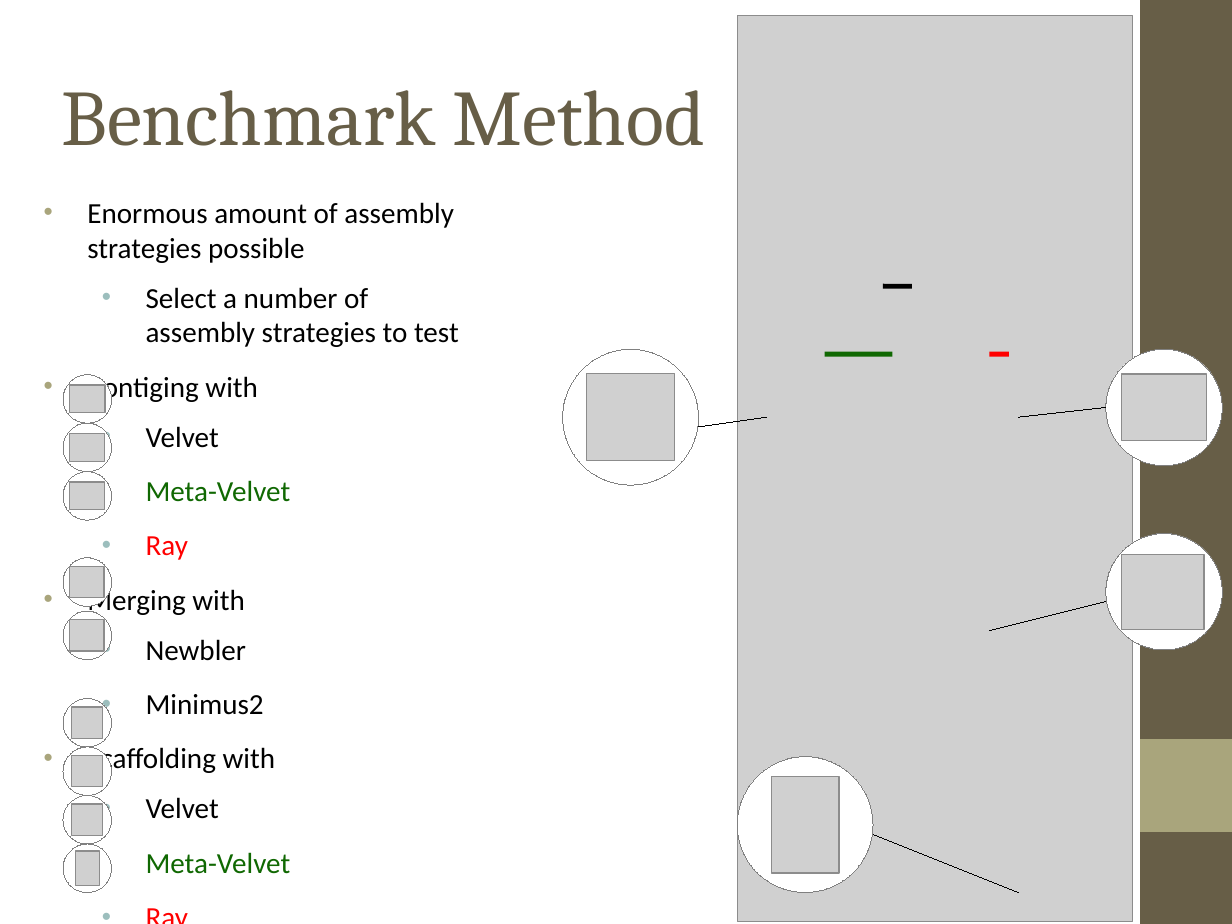
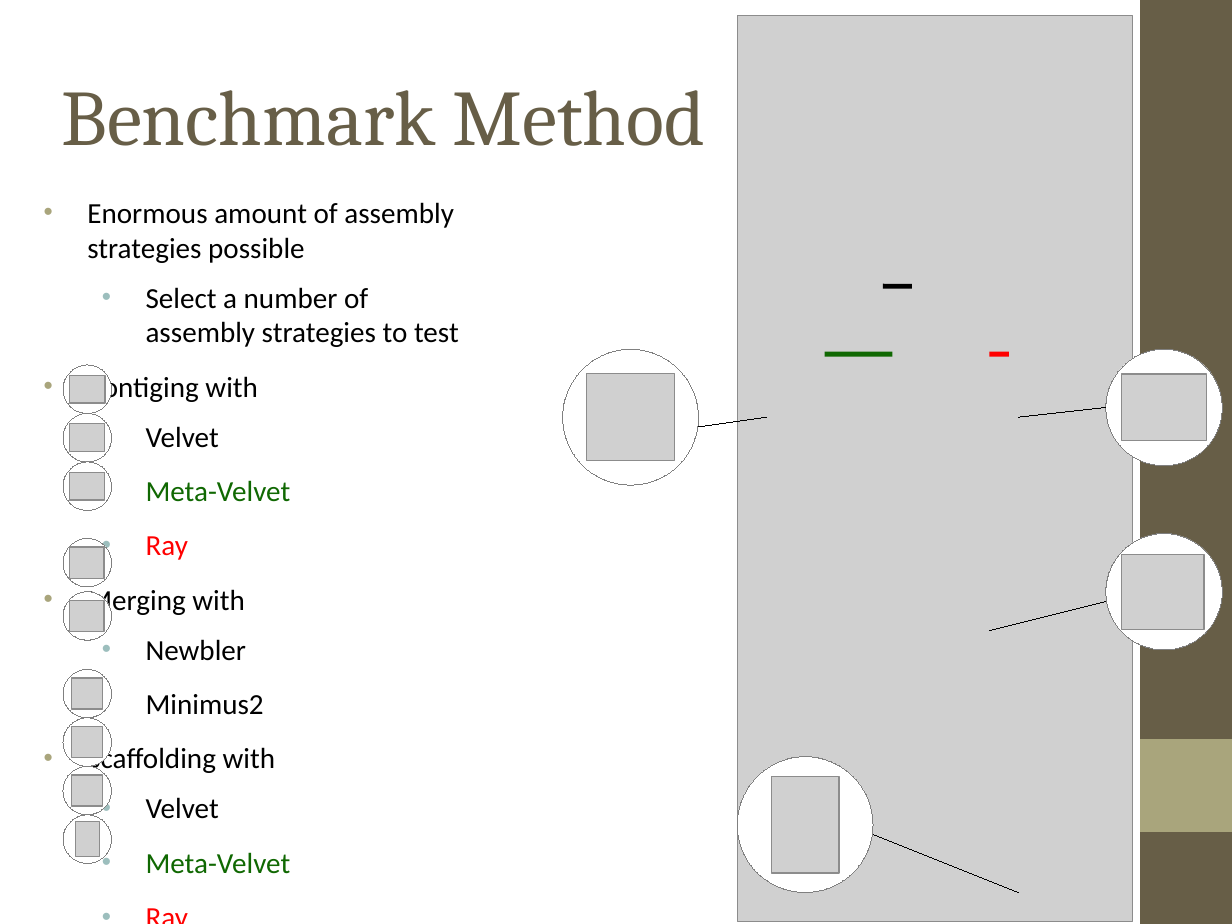
Before and after one commit to inodb/msc-thesis, a slide deck: slide 15 of presentation/msc-thesis.odp (slide 13 before the commit). Drawn at 1232x924 pixels with LibreOffice and Linux fonts; fonts in the diff are those of the drawing; grey boxes stand for pictures. Boxes give left, top, right and bottom in pixels: in the first picture for what was removed or moved away, otherwise in the second. Text is boxed around its words. In the diff, an @@ line names an element or a change of style, - is before the commit and + after.

```diff
--- a/presentation/msc-thesis.odp
+++ b/presentation/msc-thesis.odp
@@ 3 pictures, 3 ellipses: place and size @@
-3 pictures, 3 ellipses at bbox=[63, 375, 111, 520]
+3 pictures, 3 ellipses at bbox=[63, 365, 111, 510]
@@ 2 pictures, 2 ellipses: place and size @@
-2 pictures, 2 ellipses at bbox=[63, 558, 111, 659]
+2 pictures, 2 ellipses at bbox=[63, 538, 111, 639]
@@ ellipse: place and size @@
-ellipse at bbox=[63, 844, 111, 892]
+ellipse at bbox=[63, 669, 111, 717]
@@ picture: place and size @@
-picture at bbox=[75, 851, 100, 886]
+picture at bbox=[71, 678, 102, 708]
@@ 3 ellipses, 2 pictures: place and size @@
-3 ellipses, 2 pictures at bbox=[63, 699, 111, 844]
+3 ellipses, 2 pictures at bbox=[63, 718, 111, 862]
@@ picture: place and size @@
-picture at bbox=[71, 804, 102, 835]
+picture at bbox=[75, 822, 100, 856]
```
Also in this commit, not shown: 13 other slides changed, 3 slides added, 1 other file.
